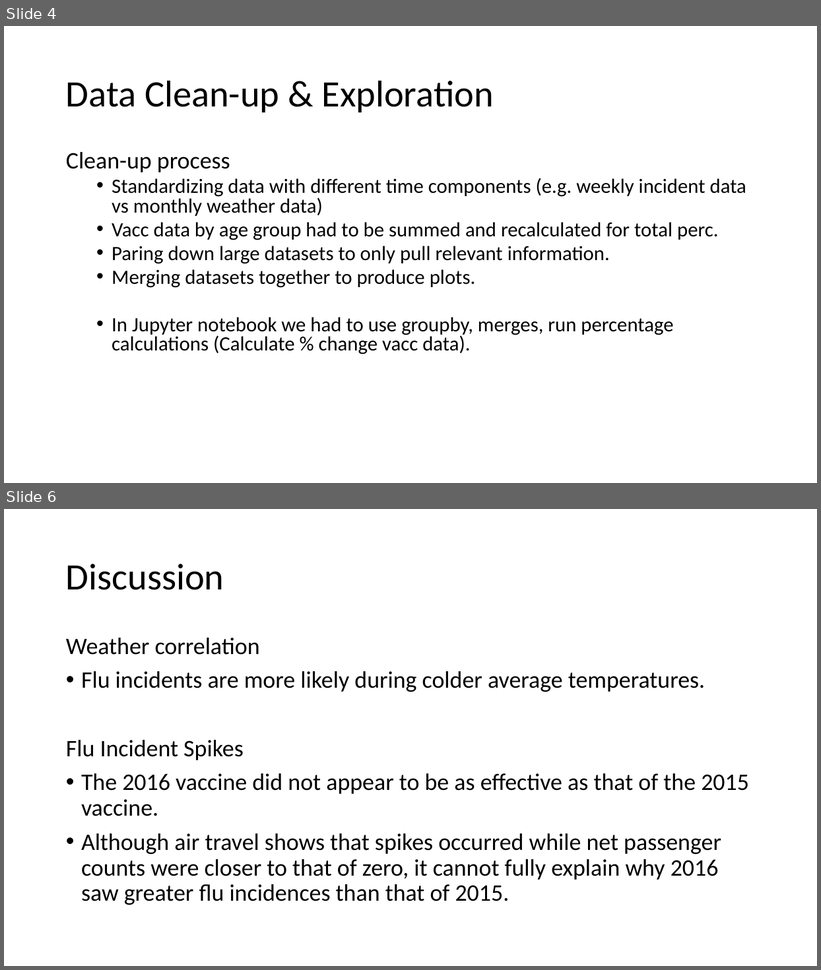
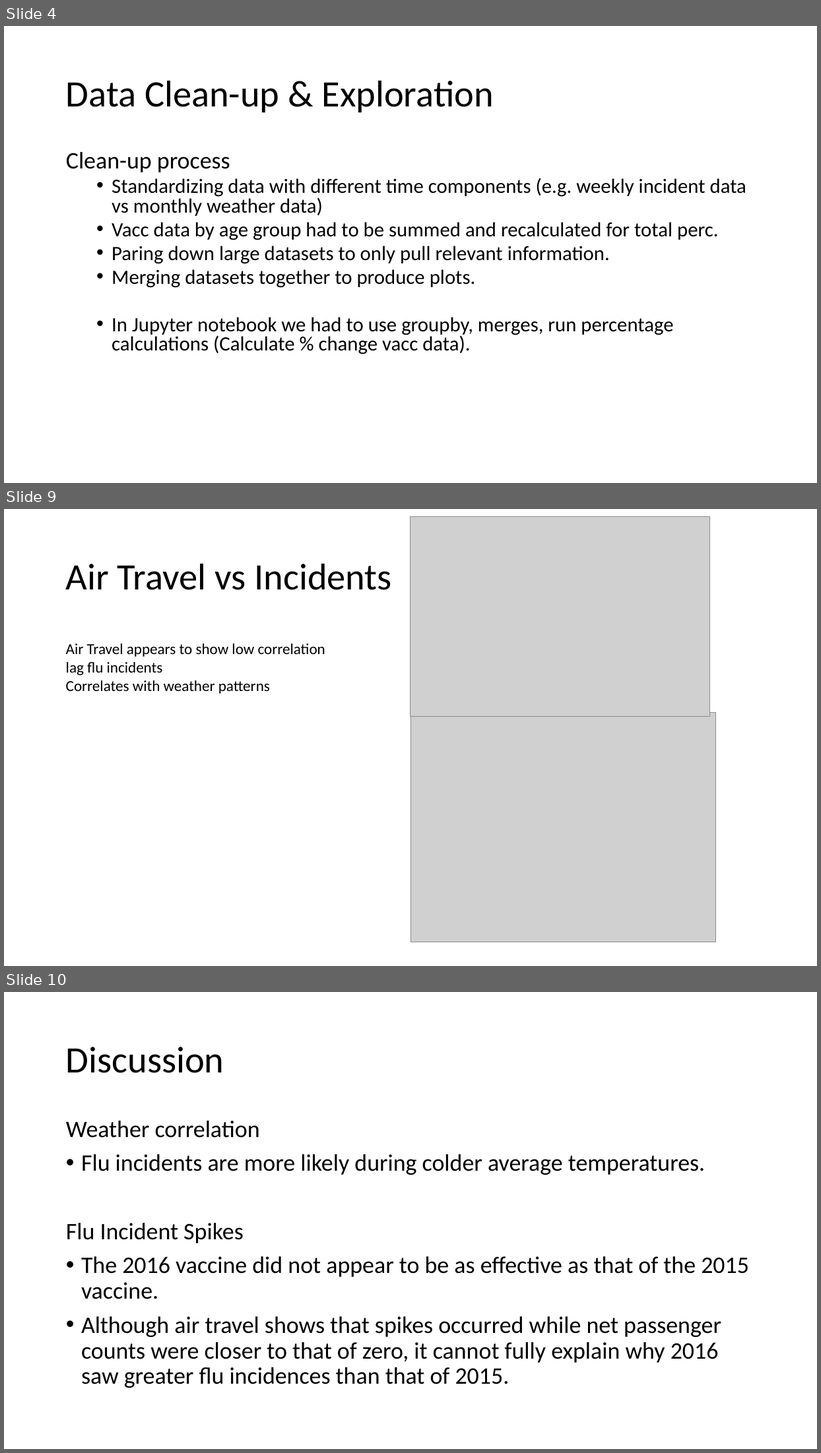
Before and after one commit to giolee88/FluTracker, a slide deck: Slide-Shows/Flu Tracker.pptx. Shown one above the other, each under a label of ours: slides 4 and 6 before the commit, slides 4, 9 and 10 after it; the slides between them are not shown. The pictures are 821x970 and 821x1453 pixels, drawn with LibreOffice and Linux fonts; fonts in the diff are those of the drawing; grey boxes stand for pictures. Boxes give left, top, right and bottom in pixels: in the first picture for what was removed or moved away, otherwise in the second. Text is boxed around its words. In the diff, an @@ line names an element or a change of style, - is before the commit and + after.

```diff
--- a/Slide-Shows/Flu Tracker.pptx
+++ b/Slide-Shows/Flu Tracker.pptx
@@ slide 9 added at (4, 509, 817, 966), background #FFFFFF @@
@@ picture added at (411, 517, 710, 717) @@
@@ title added at (66, 563, 391, 590), 44 pt, text #000000 @@
+Air Travel vs Incidents
@@ text added at (66, 644, 325, 694), 18 pt, text #000000 @@
+Air Travel appears to show low correlation
+lag flu incidents
+Correlates with weather patterns
@@ picture added at (411, 713, 717, 942) @@
@@ what was slide 6 is now slide 10 @@
```
Also in this commit, not shown: 4 other slides added, 1 slide removed.
